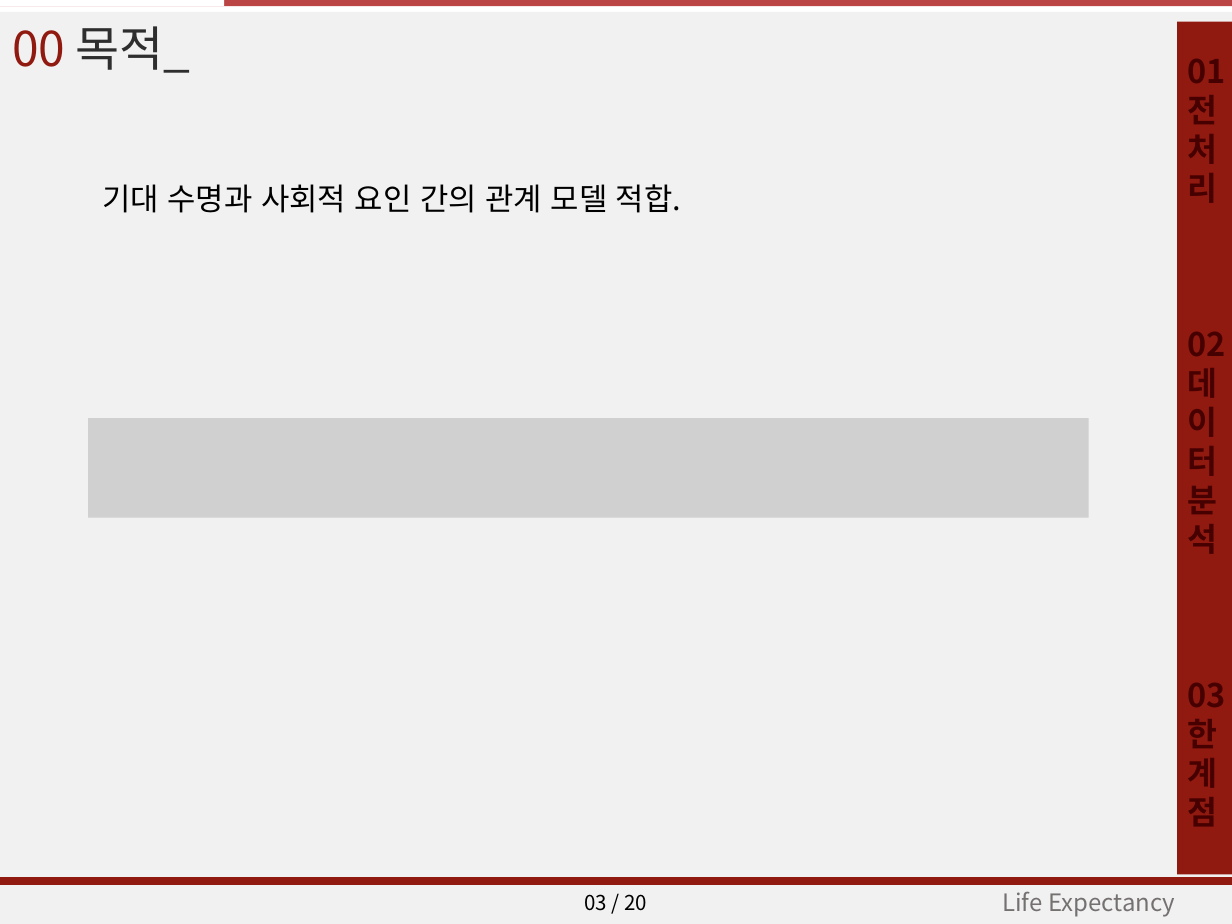
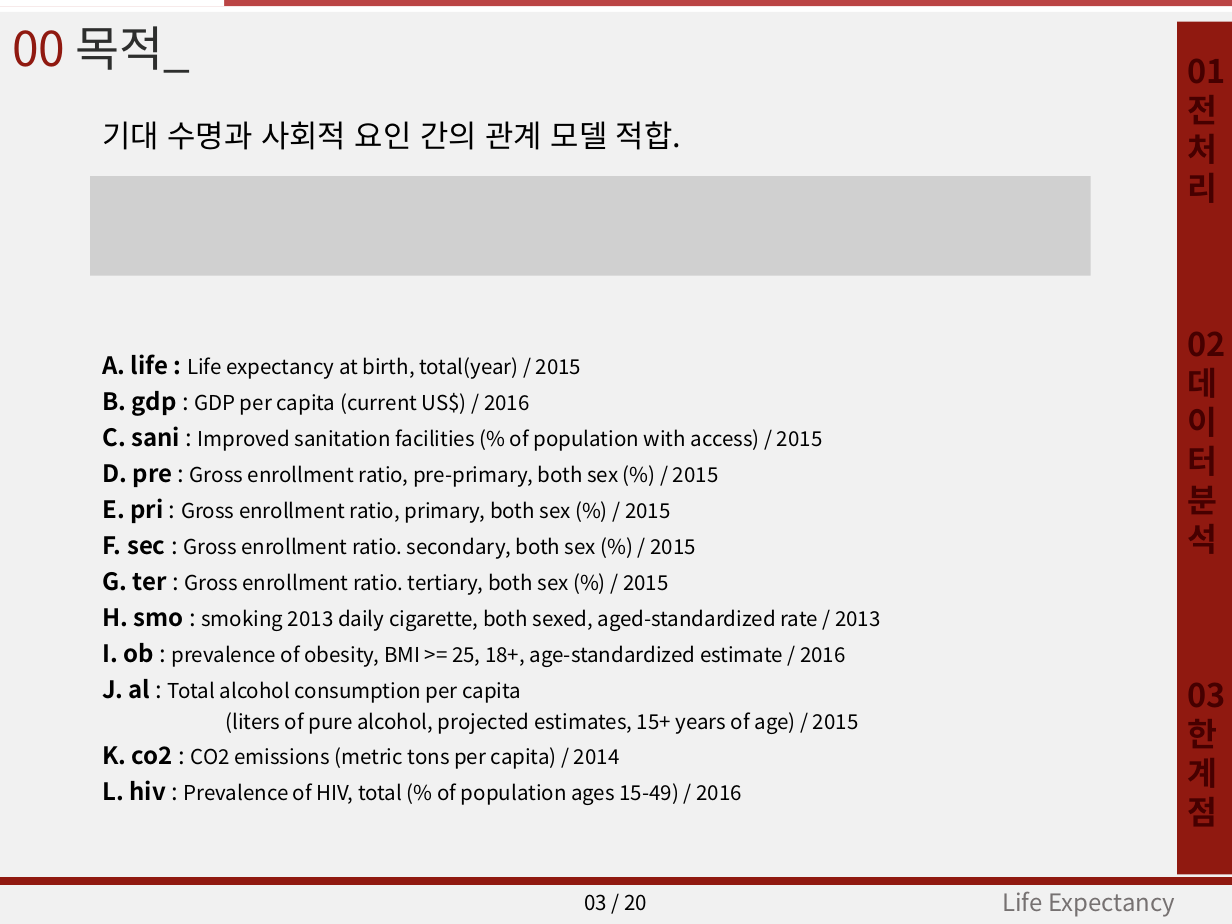
Before and after one commit to JE-Sim/new_bigdata_set, a slide deck: slide 3 of 회귀분석.pptx. Drawn at 1232x924 pixels with LibreOffice and Linux fonts; fonts in the diff are those of the drawing; grey boxes stand for pictures. Boxes give left, top, right and bottom in pixels: in the first picture for what was removed or moved away, otherwise in the second. Text is boxed around its words. In the diff, an @@ line names an element or a change of style, - is before the commit and + after.

```diff
--- a/회귀분석.pptx
+++ b/회귀분석.pptx
@@ text "기대 수명과 사회적 요인 간의 ..." moved from (x1=102, y1=184, x2=681, y2=213) to (x1=102, y1=121, x2=681, y2=150) @@
@@ picture added at (x1=90, y1=176, x2=1090, y2=276) @@
@@ text added at (x1=102, y1=354, x2=881, y2=805), 12 pt, text #000000 @@
+A. life : Life expectancy at birth, total(year) / 2015
+B. gdp : GDP per capita (current US$) / 2016
+C. sani : Improved sanitation facilities (% of population with access) / 2015
+D. pre : Gross enrollment ratio, pre-primary, both sex (%) / 2015
+E. pri : Gross enrollment ratio, primary, both sex (%) / 2015
+F. sec : Gross enrollment ratio. secondary, both sex (%) / 2015
+G. ter : Gross enrollment ratio. tertiary, both sex (%) / 2015
+H. smo : smoking 2013 daily cigarette, both sexed, aged-standardized rate / 2013
+I. ob : prevalence of obesity, BMI >= 25, 18+, age-standardized estimate / 2016
+J. al : Total alcohol consumption per capita
+(liters of pure alcohol, projected estimates, 15+ years of age) / 2015
+K. co2 : CO2 emissions (metric tons per capita) / 2014
+L. hiv : Prevalence of HIV, total (% of population ages 15-49) / 2016
@@ picture removed at (x1=89, y1=418, x2=1089, y2=517) @@
```
Also in this commit, not shown: 1 other slide changed, 2 other files.
